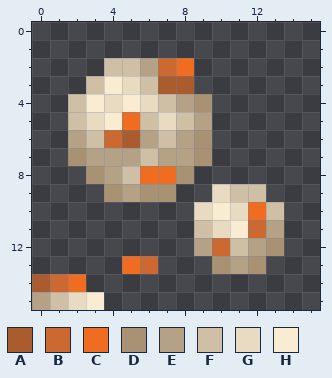
Pixel-art sprite -- raw-assets/tfts/textures/item/template_bait.png. This is how it looked before the edit.
The file is 16x16 pixels.
Palette (. is transparent): A #ab5c2e  B #cb6930  C #ef6c20  D #a89273  E #b5a185  F #cebfa5  G #e9dbc2  H #f9ecd3
Pixels before, first column x 0:
 2 ....FFEBC.....
 3 ...FHGFAA.....
 4 ..FHGHGFED....
 5 ..FGHCFGFE....
 6 ..EFBAEFED....
 7 ..DEEEFEED....
 8 ...DEFCCD.....
 9 ....DEDD..GFF.
10 .........GHGCF
11 .........FGHBE
12 .........EBFED
13 .....CB...DED.
14 ABC...........
15 EFGH..........
And afterwards:
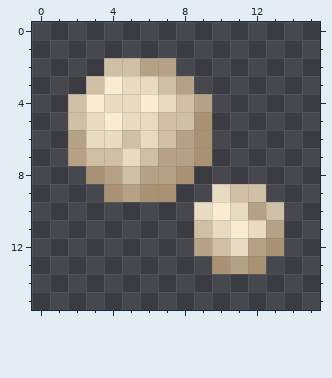
The exact change:
y 2: x 7..8 BC -> E.
y 3: x 6..8 FAA -> GFE
y 4: x 5..9 HGFED -> GHGFE
y 5: x 5..7 CFG -> GGF; x 9 E -> D
y 6: x 3..6 FBAE -> GGFG
y 7: x 2..5 DEEE -> EFFG
y 8: x 6..7 CC -> EE
y 10: x 12 C -> E
y 11: x 12 B -> G
y 12: x 10..11 BF -> FG
y 13: x 5..6 CB -> ..
y 14: x 0..2 ABC -> ...
y 15: x 0..3 EFGH -> ....
